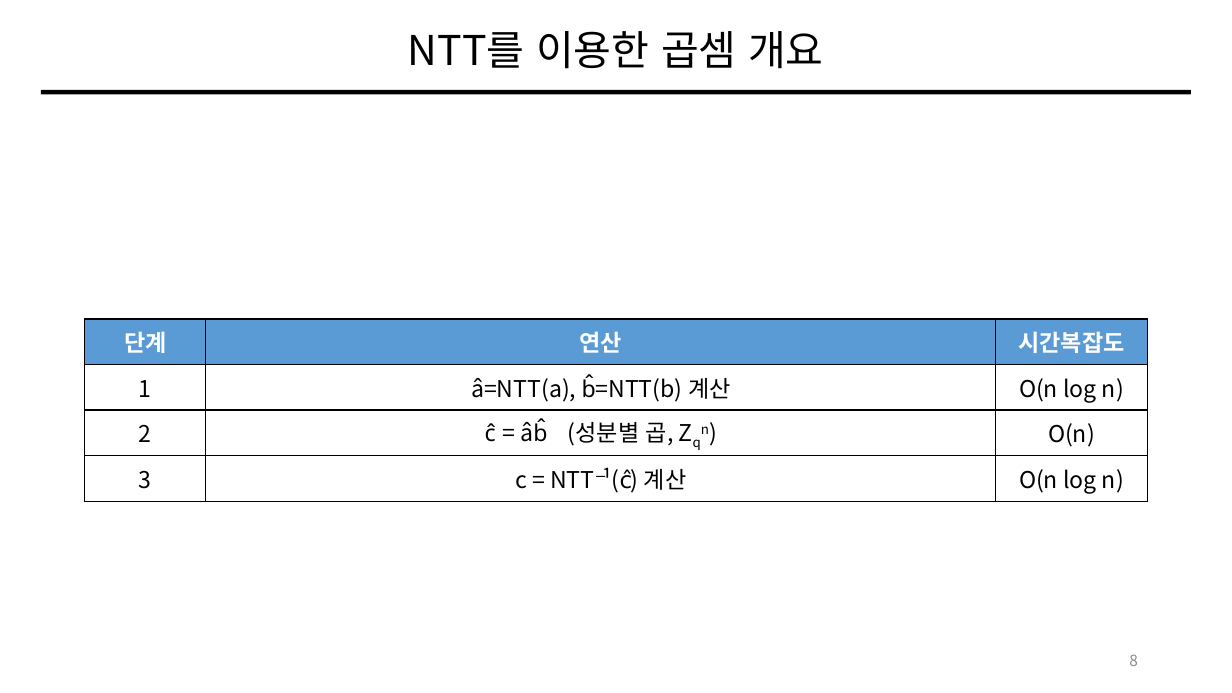
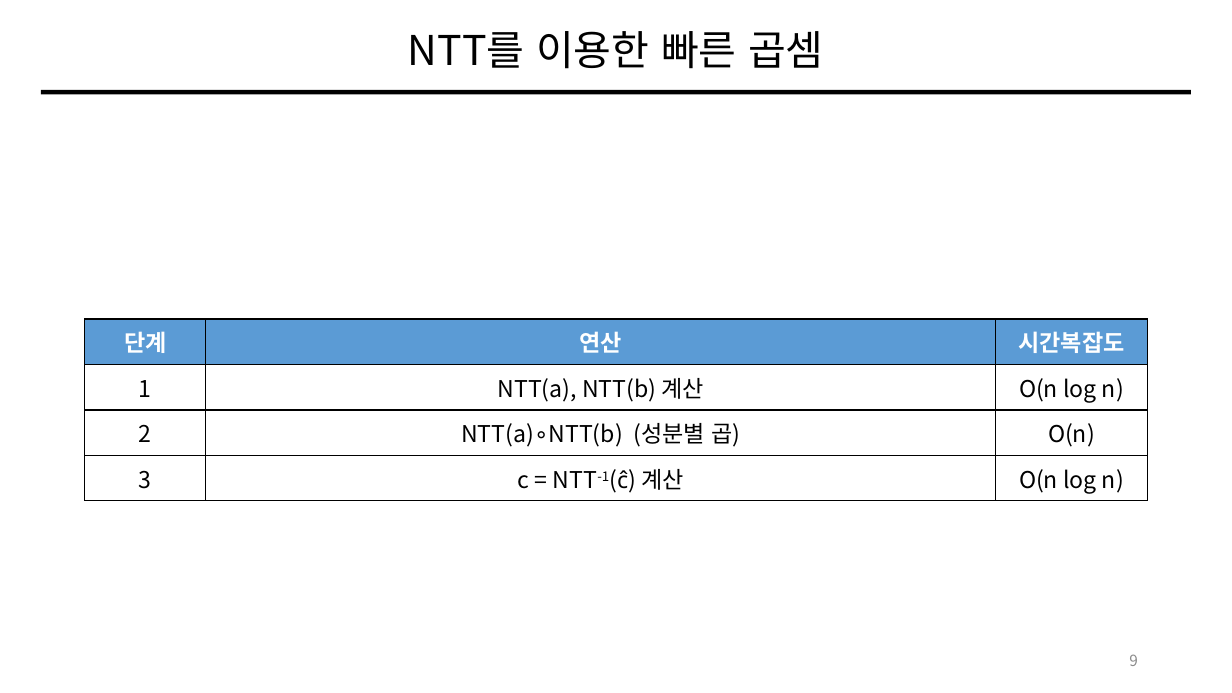
Before and after one commit to giyuubin/PQC, a slide deck: slide 9 of presentation/0828_13_Number-Theoretic-Transform.pptx (slide 8 before the commit). Drawn at 1232x693 pixels with LibreOffice and Linux fonts; fonts in the diff are those of the drawing; grey boxes stand for pictures. Boxes give left, top, right and bottom in pixels: in the first picture for what was removed or moved away, otherwise in the second. Text is boxed around its words. In the diff, an @@ line names an element or a change of style, - is before the commit and + after.

```diff
--- a/presentation/0828_13_Number-Theoretic-Transform.pptx
+++ b/presentation/0828_13_Number-Theoretic-Transform.pptx
@@ title at (408, 31, 824, 69): text changed @@
-NTT를 이용한 곱셈 개요
+NTT를 이용한 빠른 곱셈
@@ table at (85, 319, 1148, 501) @@
-row 2, column 2: â=NTT(a), b̂=NTT(b) 계산
+row 2, column 2: NTT(a), NTT(b) 계산
-row 3, column 2: ĉ = â∘b̂ (성분별 곱, Zqn)
+row 3, column 2: NTT(a)∘NTT(b) (성분별 곱)
-row 4, column 2: c = NTT⁻¹(ĉ) 계산
+row 4, column 2: c = NTT-1(ĉ) 계산
@@ page number at (1129, 654, 1138, 666): text changed @@
-8
+9
```
Also in this commit, not shown: 32 other slides changed, 9 slides added.
